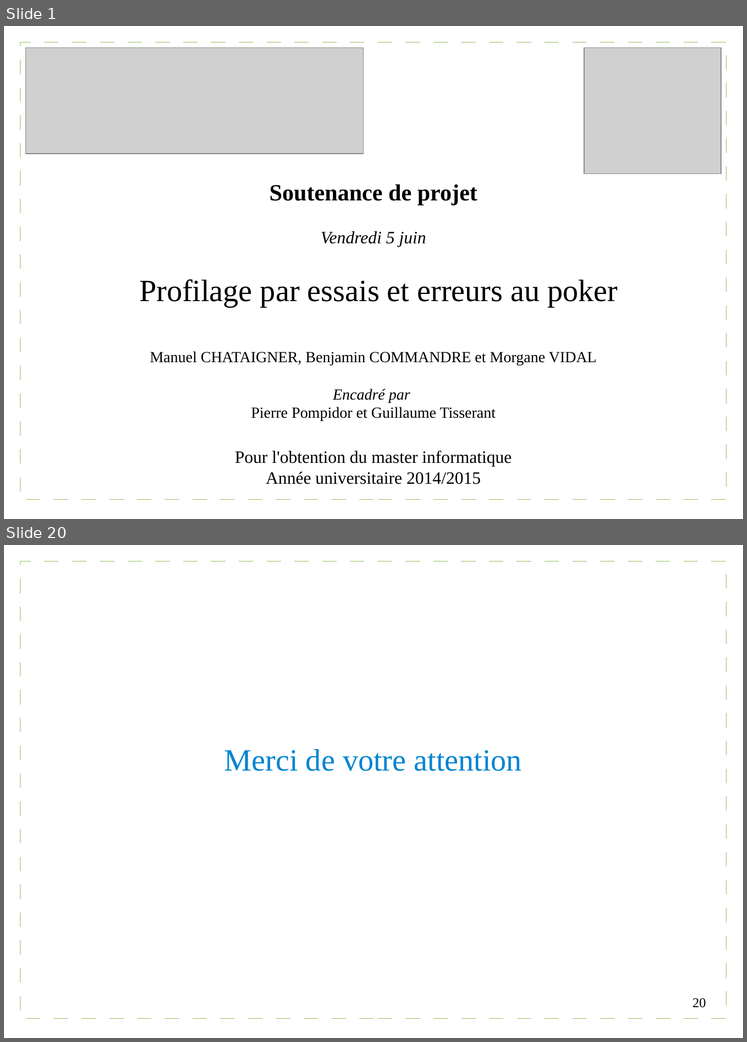
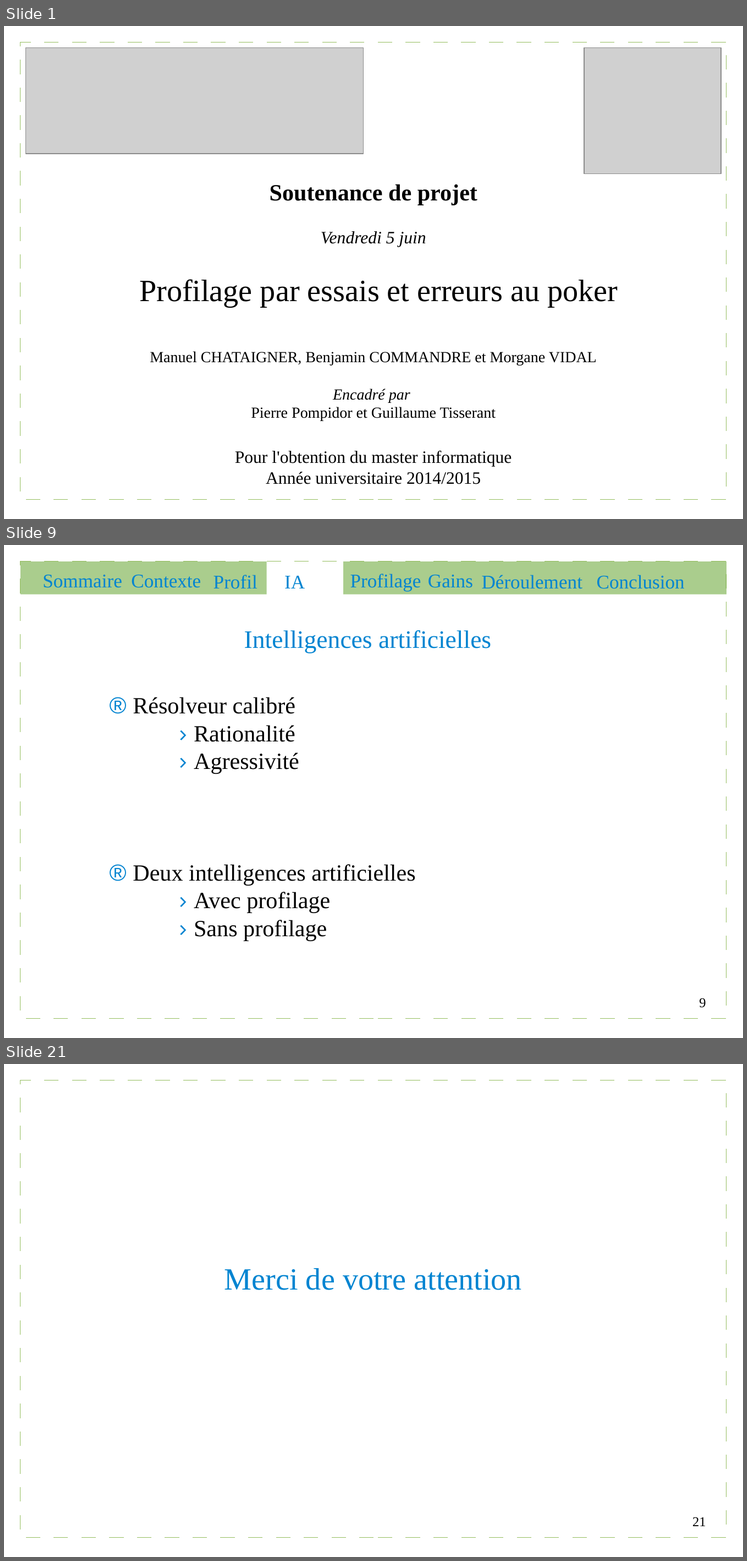
Before and after one commit to Gouga34/TERM1_Poker, a slide deck: Soutenance/presentation.odp. Shown one above the other, each under a label of ours: slides 1 and 20 before the commit, slides 1, 9 and 21 after it; the slides between them are not shown. The pictures are 747x1042 and 747x1561 pixels, drawn with LibreOffice and Linux fonts; fonts in the diff are those of the drawing; grey boxes stand for pictures. Boxes give left, top, right and bottom in pixels: in the first picture for what was removed or moved away, otherwise in the second. Text is boxed around its words. In the diff, an @@ line names an element or a change of style, - is before the commit and + after.

```diff
--- a/Soutenance/presentation.odp
+++ b/Soutenance/presentation.odp
@@ slide 9 added at (4,545,743,1038), background #FFFFFF; not listed: 1 template element that a slide beside it also shows @@
@@ rectangle added at (20,561,267,595), fill #579D1C at 50% opacity @@
@@ text added at (42,574,122,588), 20 pt, text #0084D1 @@
+Sommaire
@@ text added at (131,574,201,588), 20 pt, text #0084D1 @@
+Contexte
@@ text added at (214,575,258,589), 20 pt, text #0084D1 @@
+Profil
@@ text added at (284,575,305,588), 20 pt, text #0084D1 @@
+IA
@@ rectangle added at (343,561,727,595), fill #579D1C at 50% opacity @@
@@ text added at (350,574,421,591), 20 pt, text #0084D1 @@
+Profilage
@@ text added at (428,574,473,588), 20 pt, text #0084D1 @@
+Gains
@@ text added at (482,575,583,589), 20 pt, text #0084D1 @@
+Déroulement
@@ text added at (597,575,685,589), 20 pt, text #0084D1 @@
+Conclusion
@@ text added at (244,630,491,653), 26 pt, text #0084D1 @@
+Intelligences artificielles
@@ text added at (133,697,415,941), 24 pt, text #000000 @@
+® Résolveur calibré
+› Rationalité
+› Agressivité
+® Deux intelligences artificielles
+› Avec profilage
+› Sans profilage
@@ page number added at (699,998,706,1008), 14 pt, text #000000 @@
+9
@@ what was slide 20 is now slide 21 @@
@@ page number at (693,1517,706,1526): text changed @@
-20
+21
```
Also in this commit, not shown: 18 slides changed, 1 other file.
